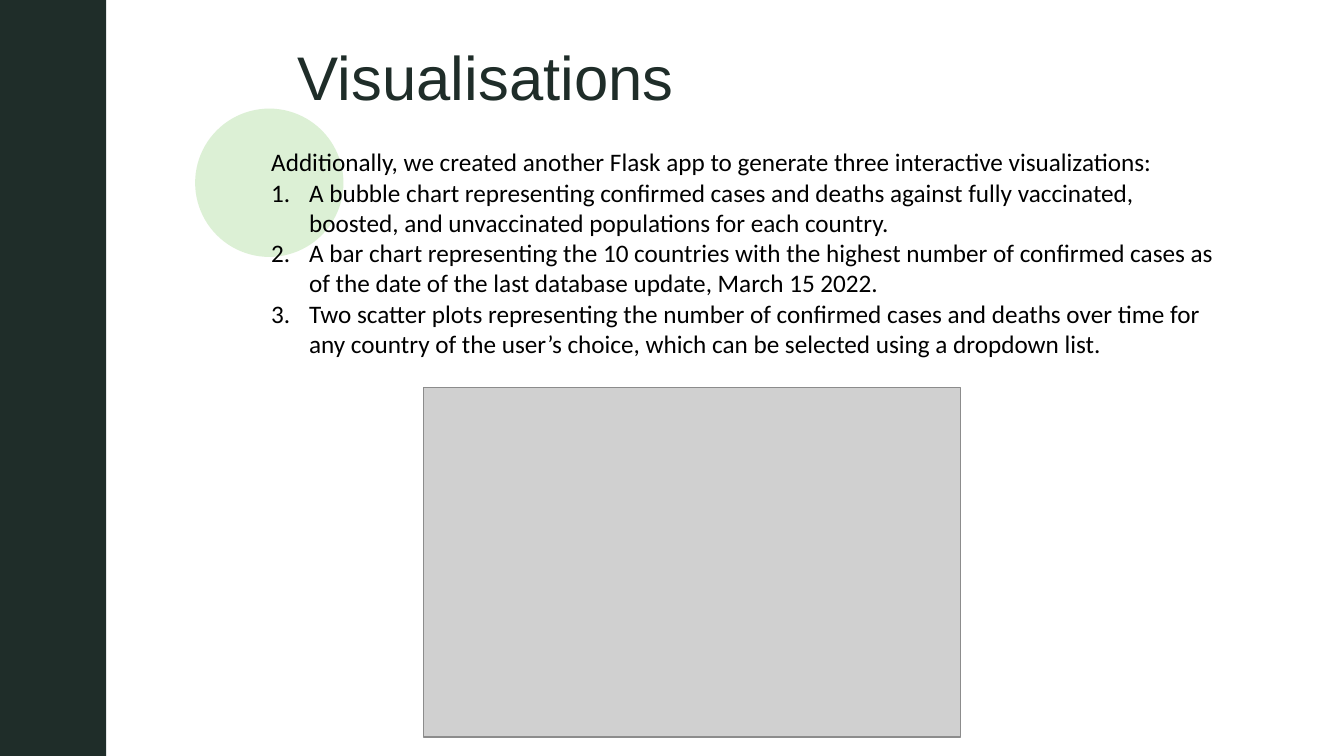
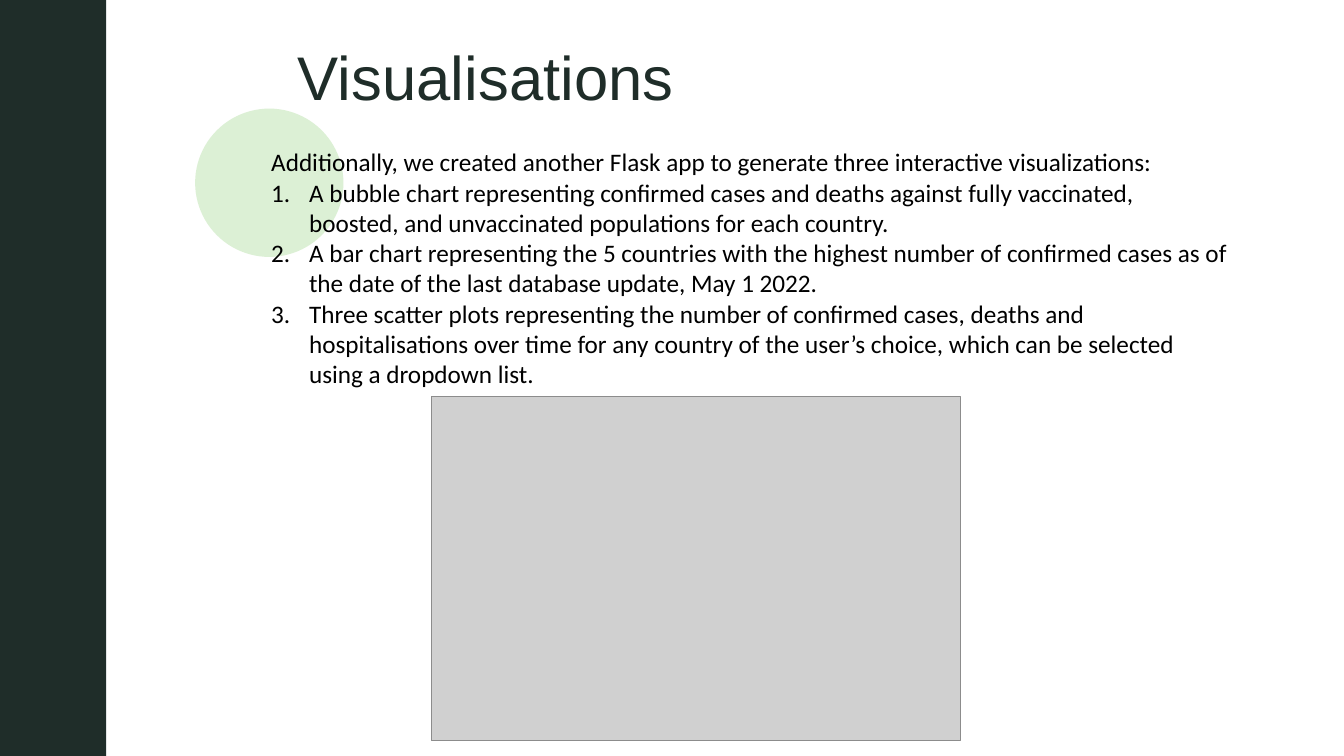
Before and after one commit to MikeMurf/23-Final-Project, a slide deck: slide 7 of Presentation/Final-Project_draft_v0.1.pptx (slide 8 before the commit). Drawn at 1344x756 pixels with LibreOffice and Linux fonts; fonts in the diff are those of the drawing; grey boxes stand for pictures; background and template pictures are left out. Boxes give left, top, right and bottom in pixels: in the first picture for what was removed or moved away, otherwise in the second. Text is boxed around its words. In the diff, an @@ line names an element or a change of style, - is before the commit and + after.

```diff
--- a/Presentation/Final-Project_draft_v0.1.pptx
+++ b/Presentation/Final-Project_draft_v0.1.pptx
@@ text at (309, 242, 1226, 388): text changed @@
-2. A bar chart representing the 10 countries with the highest number of confirmed cases as of the date of the last database update, March 15 2022.
-3. Two scatter plots representing the number of confirmed cases and deaths over time for any country of the user’s choice, which can be selected using a dropdown list.
+2. A bar chart representing the 5 countries with the highest number of confirmed cases as of the date of the last database update, May 1 2022.
+3. Three scatter plots representing the number of confirmed cases, deaths and hospitalisations over time for any country of the user’s choice, which can be selected using a dropdown list.
@@ picture: place and size @@
-picture at (423, 387, 961, 737)
+picture at (432, 396, 961, 741)
```
Also in this commit, not shown: 1 other slide changed, 1 slide removed, 5 other files.
